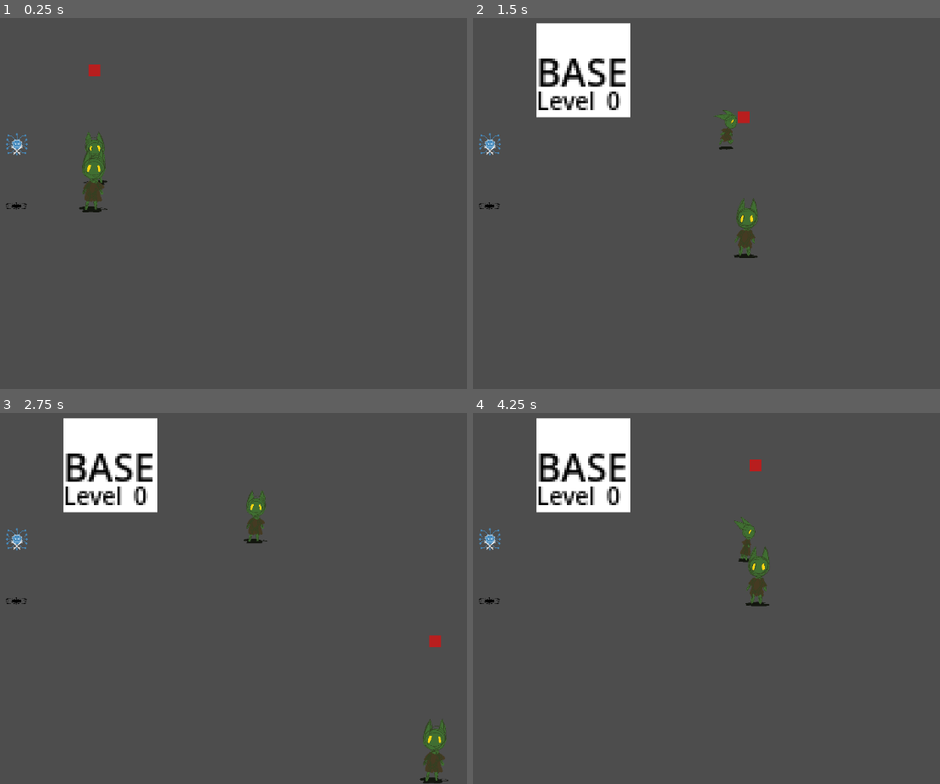
Above: before the commit, frames 1-4 (two rows, left to right).
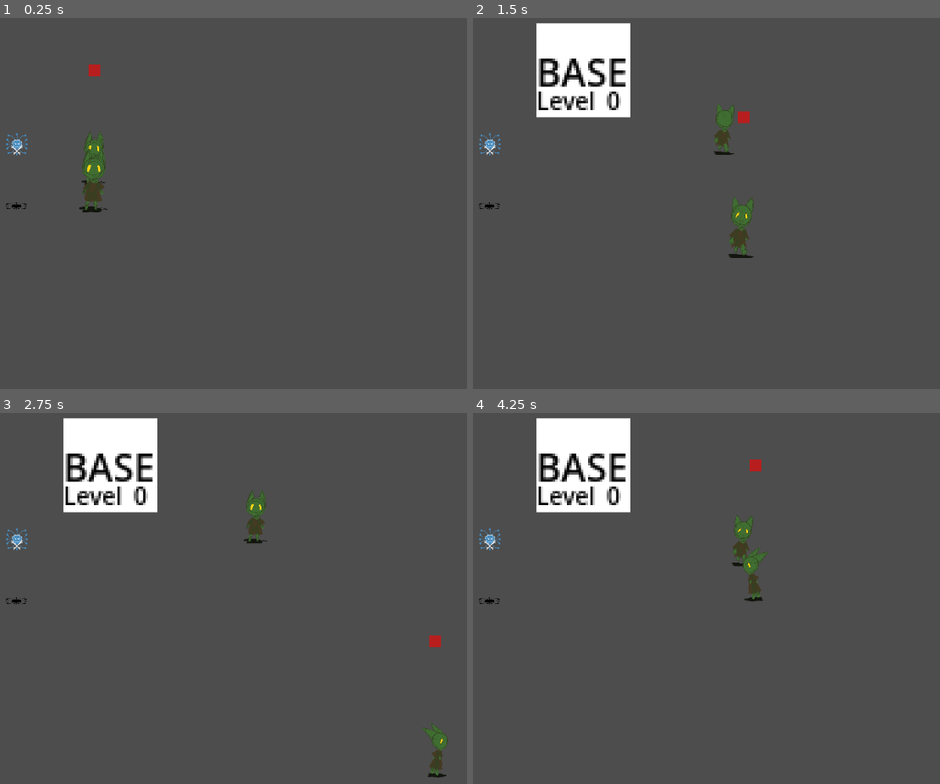
Above: after the commit, the same moments.

Repository: loteque/GoblinGame
Game: Godot game, scene res://main.tscn
Same seed, same stepped clock (60 frames per second), same inputs: the game is played once before the commit and once after it. The project has no main scene, so this scene is started directly.
Inputs (mouse positions are in pixels of both pictures, inside the frame that each line leads up to):
- Up to frame 1 (0.25 s): no input
- Up to frame 2 (1.5 s): tap Enter at 0.5 s; move the mouse to (757, 181) at 0.52 s; hold D (right) 0.53-1.28 s; tap G (place) at 0.6 s; move the mouse to (477, 218) at 1.27 s; hold S (down) from 1.28 s (still down); tap Space (select) at 1.35 s
- Up to frame 3 (2.75 s): move the mouse to (205, 509) at 2.02 s; release S (down) at 2.03 s; hold D (right) from 2.03 s (still down); tap G (place) at 2.1 s
- Up to frame 4 (4.25 s): move the mouse to (575, 668) at 2.77 s; release D (right) at 2.78 s; hold W (up) 2.78-3.53 s; tap Space (select) at 2.85 s; move the mouse to (813, 650) at 3.52 s; hold A (left) from 3.53 s (still down); tap G (place) at 3.6 s

The runs differ from the first frame. In frame 1, less than 0.1% of the frame differs, in the area x 17-24%, y 30-46%; in frame 2, 0.8%, in the area x 51-62%, y 23-65%; in frame 3, 0.4%; in frame 4, 0.7%.

Commit message:
integrate run y anims, closes #23

Diff:
--- a/AnimationController.gd
+++ b/AnimationController.gd
@@ -4,14 +4,26 @@
 @export var sprite: AnimatedSprite2D
 
 func _physics_process(_delta):
+    if !actor:
+        return
+
     if actor.velocity != Vector2.ZERO:
         if actor.velocity.x < 0:
-            sprite.play("run_side_0")
-            actor.global_transform.x.x = -1
+            if actor.velocity.y > 0 and abs(actor.velocity.x) < abs(actor.velocity.y):
+                sprite.play("run_down")
+            else:
+                sprite.play("run_side_0")
+                actor.global_transform.x.x = -1
 
         if actor.velocity.x >= 0:
-            sprite.play("run_side_0")
-            actor.global_transform.x.x = 1
+            if actor.velocity.y < 0 and abs(actor.velocity.x) < abs(actor.velocity.y):
+               sprite.play("run_up")
+            elif actor.velocity.y > 0 and abs(actor.velocity.x) < abs(actor.velocity.y):
+                sprite.play("run_down")
+            else:
+                sprite.play("run_side_0")
+                actor.global_transform.x.x = 1
+
 
     else:
         sprite.play("idle_front")
--- a/actor.tscn
+++ b/actor.tscn
@@ -3,7 +3,7 @@
 [ext_resource type="Script" path="res://Actor.gd" id="1_5a1ut"]
 [ext_resource type="SpriteFrames" uid="uid://b1tde2jhy8sfh" path="res://goblin_0_sprite_frames.tres" id="2_fkt2u"]
 [ext_resource type="Texture2D" uid="uid://binsxgaxudhe3" path="res://icon-bot.png" id="2_iuy1e"]
-[ext_resource type="Script" path="res://AnimationController.gd" id="4_2l62u"]
+[ext_resource type="PackedScene" uid="uid://bf7crtfeg2ch1" path="res://animation_controller.tscn" id="4_sdsx6"]
 
 [sub_resource type="RectangleShape2D" id="RectangleShape2D_moct4"]
 size = Vector2(55, 55)
@@ -42,12 +42,11 @@
 [node name="AnimatedSprite2D" type="AnimatedSprite2D" parent="."]
 scale = Vector2(0.25, 0.25)
 sprite_frames = ExtResource("2_fkt2u")
-animation = &"run_side_0"
+animation = &"run_down"
 autoplay = "idle_front"
 offset = Vector2(0, -165)
 
-[node name="AnimationController" type="Node" parent="." node_paths=PackedStringArray("actor", "sprite")]
-script = ExtResource("4_2l62u")
+[node name="AnimationController" parent="." node_paths=PackedStringArray("actor", "sprite") instance=ExtResource("4_sdsx6")]
 actor = NodePath("..")
 sprite = NodePath("../AnimatedSprite2D")
 
--- /dev/null
+++ b/animation_controller.tscn
@@ -0,0 +1,6 @@
+[gd_scene load_steps=2 format=3 uid="uid://bf7crtfeg2ch1"]
+
+[ext_resource type="Script" path="res://AnimationController.gd" id="1_1doo3"]
+
+[node name="AnimationController" type="Node"]
+script = ExtResource("1_1doo3")
--- a/goblin_0_sprite_frames.tres
+++ b/goblin_0_sprite_frames.tres
@@ -9,6 +9,14 @@
 [sub_resource type="AtlasTexture" id="AtlasTexture_laq7n"]
 atlas = ExtResource("1_xvd8n")
 region = Rect2(285, 44, 189, 406)
+
+[sub_resource type="AtlasTexture" id="AtlasTexture_i26w2"]
+atlas = ExtResource("1_xvd8n")
+region = Rect2(97, 463, 182, 350)
+
+[sub_resource type="AtlasTexture" id="AtlasTexture_g64h1"]
+atlas = ExtResource("1_xvd8n")
+region = Rect2(279, 463, 182, 350)
 
 [sub_resource type="AtlasTexture" id="AtlasTexture_xouel"]
 atlas = ExtResource("1_xvd8n")
@@ -26,6 +34,14 @@
 atlas = ExtResource("1_xvd8n")
 region = Rect2(1068, 452, 193, 441)
 
+[sub_resource type="AtlasTexture" id="AtlasTexture_exlbq"]
+atlas = ExtResource("1_xvd8n")
+region = Rect2(1314, 445, 181, 359)
+
+[sub_resource type="AtlasTexture" id="AtlasTexture_i8ehj"]
+atlas = ExtResource("1_xvd8n")
+region = Rect2(1496, 445, 181, 359)
+
 [resource]
 animations = [{
 "frames": [{
@@ -37,6 +53,17 @@
 }],
 "loop": true,
 "name": &"idle_front",
+"speed": 15.0
+}, {
+"frames": [{
+"duration": 4.0,
+"texture": SubResource("AtlasTexture_i26w2")
+}, {
+"duration": 4.0,
+"texture": SubResource("AtlasTexture_g64h1")
+}],
+"loop": true,
+"name": &"run_down",
 "speed": 15.0
 }, {
 "frames": [{
@@ -55,4 +82,15 @@
 "loop": true,
 "name": &"run_side_0",
 "speed": 15.0
+}, {
+"frames": [{
+"duration": 4.0,
+"texture": SubResource("AtlasTexture_exlbq")
+}, {
+"duration": 4.0,
+"texture": SubResource("AtlasTexture_i8ehj")
+}],
+"loop": true,
+"name": &"run_up",
+"speed": 15.0
 }]
--- a/player_character.tscn
+++ b/player_character.tscn
@@ -1,8 +1,9 @@
-[gd_scene load_steps=6 format=3 uid="uid://78j5k0a24wsl"]
+[gd_scene load_steps=7 format=3 uid="uid://78j5k0a24wsl"]
 
 [ext_resource type="Script" path="res://PlayerCharacter.gd" id="1_k6ex4"]
 [ext_resource type="Texture2D" uid="uid://binsxgaxudhe3" path="res://icon-bot.png" id="2_2qsjb"]
 [ext_resource type="SpriteFrames" uid="uid://b1tde2jhy8sfh" path="res://goblin_0_sprite_frames.tres" id="3_e5xby"]
+[ext_resource type="PackedScene" uid="uid://bf7crtfeg2ch1" path="res://animation_controller.tscn" id="4_ij8ar"]
 
 [sub_resource type="RectangleShape2D" id="RectangleShape2D_qeufm"]
 size = Vector2(41, 21)
@@ -50,10 +51,13 @@
 [node name="AnimatedSprite2D" type="AnimatedSprite2D" parent="."]
 scale = Vector2(0.3, 0.3)
 sprite_frames = ExtResource("3_e5xby")
-animation = &"run_side"
+animation = &"run_down"
 autoplay = "idle_front"
-frame_progress = 0.287639
 offset = Vector2(0, -175)
+
+[node name="AnimationController" parent="." node_paths=PackedStringArray("actor", "sprite") instance=ExtResource("4_ij8ar")]
+actor = NodePath("..")
+sprite = NodePath("../AnimatedSprite2D")
 
 [connection signal="body_entered" from="Marker2D/Cursor" to="." method="_on_cursor_body_entered"]
 [connection signal="body_exited" from="Marker2D/Cursor" to="." method="_on_cursor_body_exited"]
Not shown: 1 places in goblin_0_sprite_frames.tres that only renumber resources
